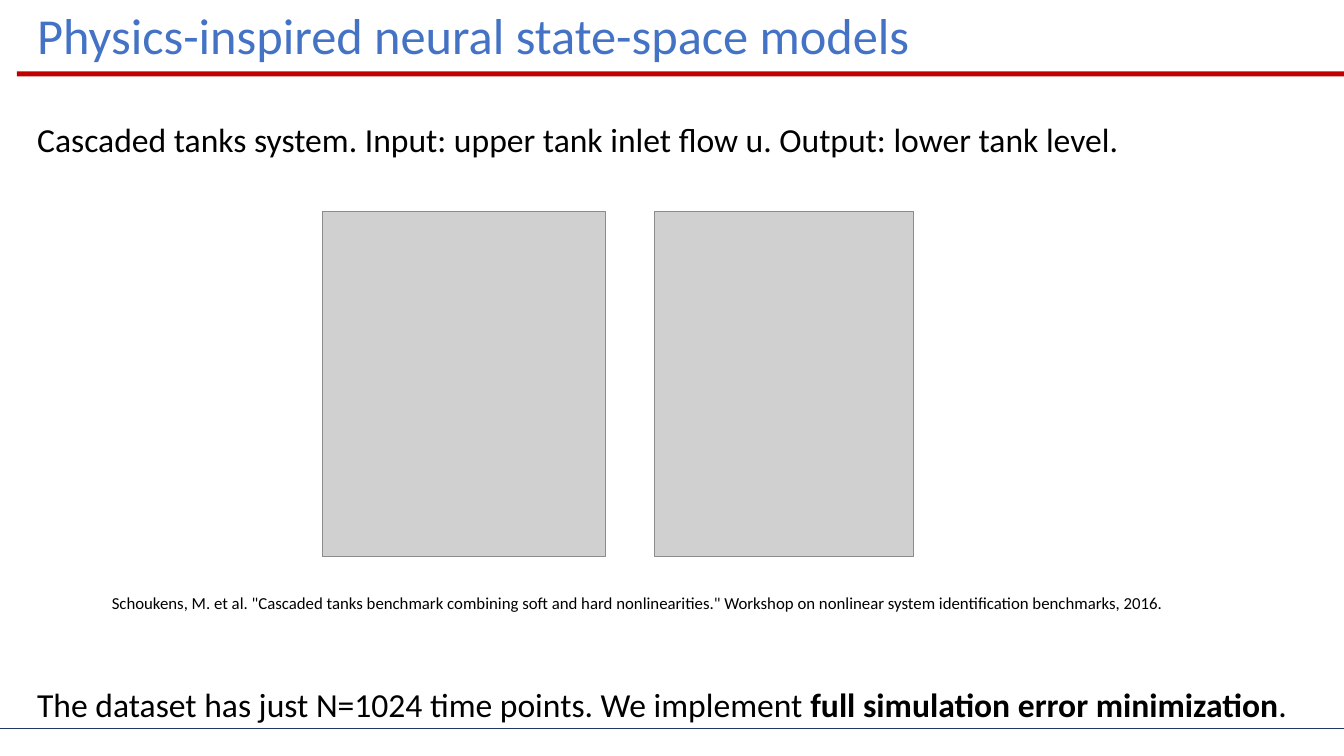
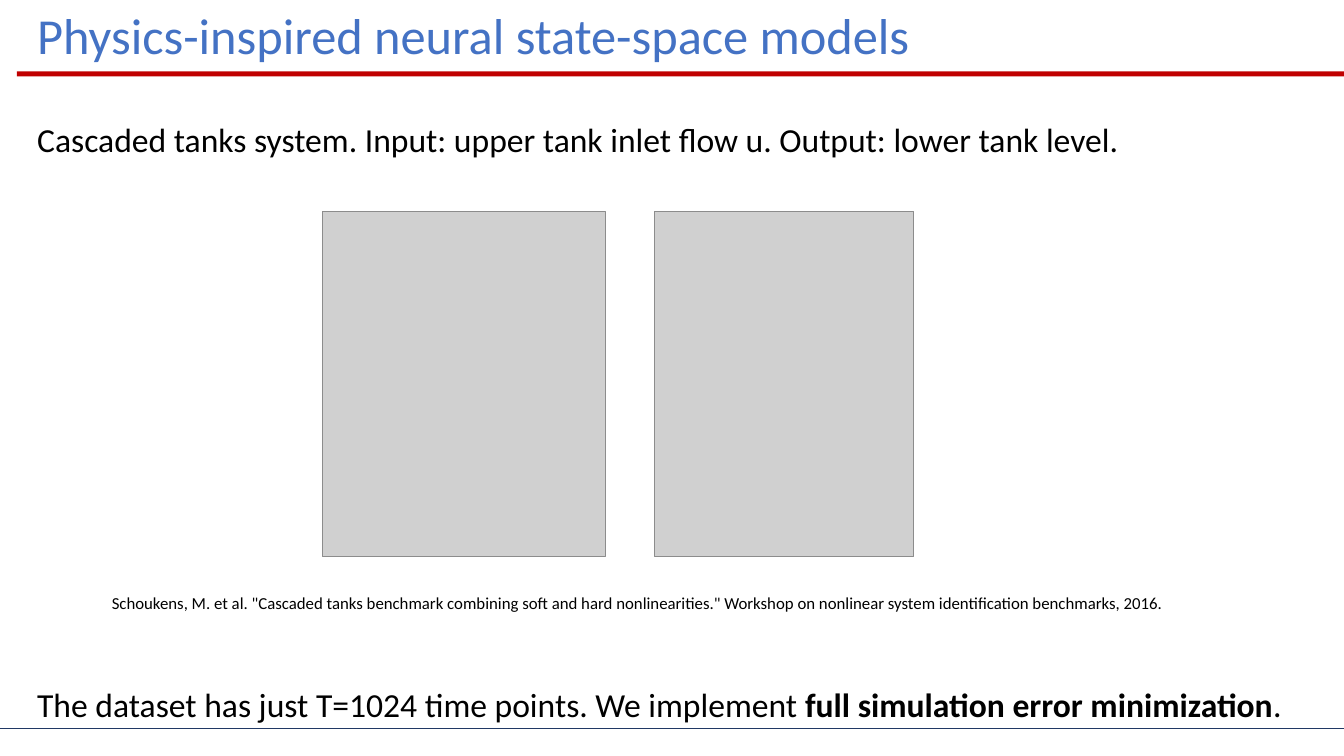
Before and after one commit to PatrykBBB/dl-sysid-eeci2025, a slide deck: slide 2 of exercises/state_space/state_space_exercise.pptx. Drawn at 1344x756 pixels with LibreOffice and Linux fonts; fonts in the diff are those of the drawing; grey boxes stand for pictures. Boxes give left, top, right and bottom in pixels: in the first picture for what was removed or moved away, otherwise in the second. Text is boxed around its words. In the diff, an @@ line names an element or a change of style, - is before the commit and + after.

```diff
--- a/exercises/state_space/state_space_exercise.pptx
+++ b/exercises/state_space/state_space_exercise.pptx
@@ text at (x1=37, y1=693, x2=1281, y2=723): text changed @@
-The dataset has just N=1024 time points. We implement full simulation error minimization.
+The dataset has just T=1024 time points. We implement full simulation error minimization.
```
Also in this commit, not shown: 4 other slides changed, 1 slide removed, 3 other files.
